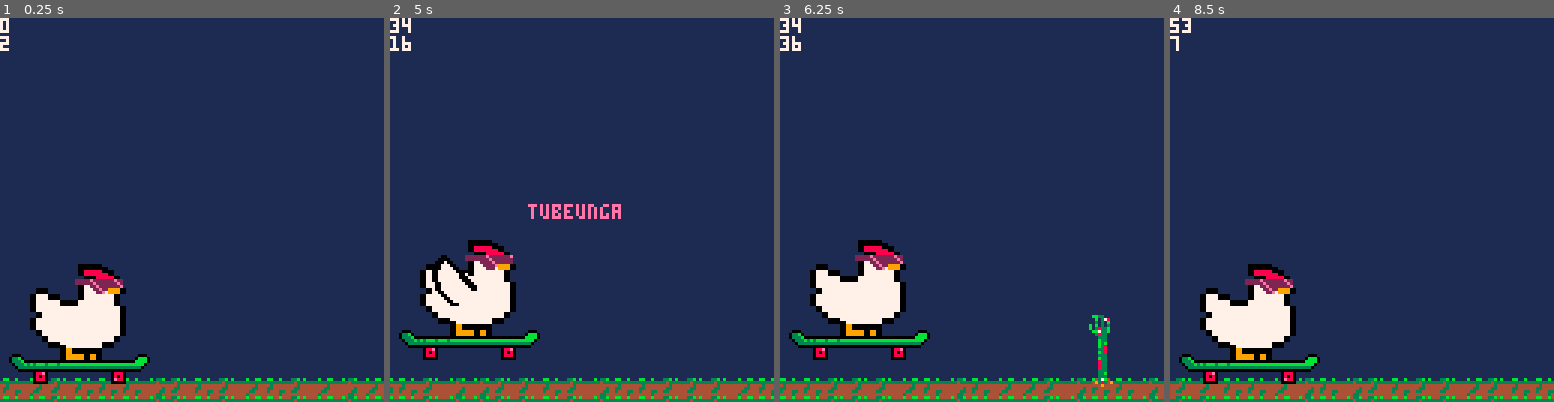
Above: before the commit, frames 1-4 (left to right).
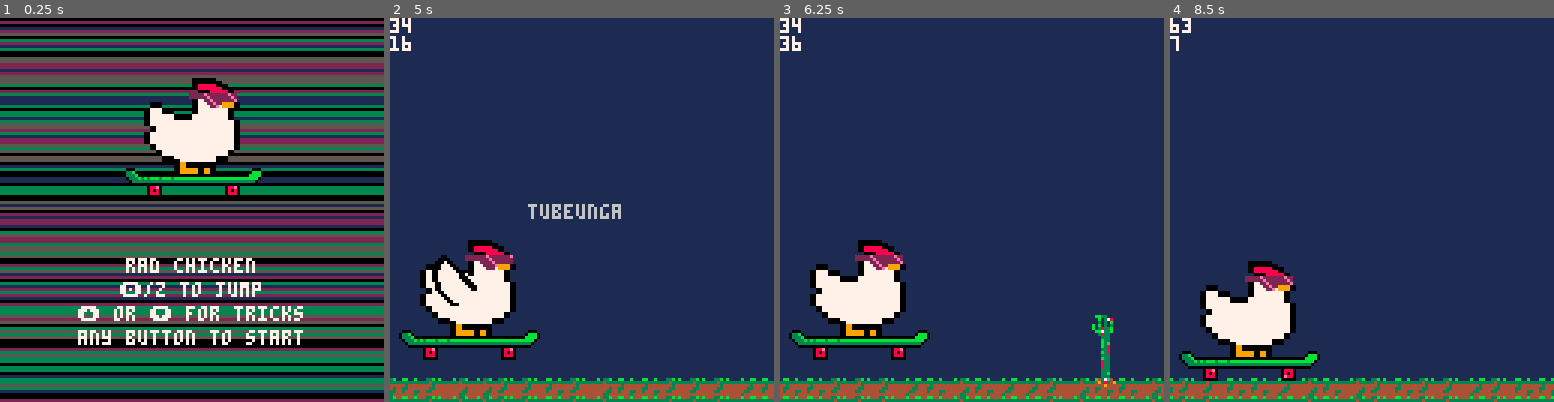
Above: after the commit, the same moments.

Repository: StevenCollins/rad-chicken
Game: PICO-8 cartridge rc.p8
Two runs of this game, one before a commit and one after it. Both use one fixed random seed, a clock stepped at 60 frames per second and the inputs below.
Inputs:
- Up to frame 1 (0.25 s): no input
- Up to frame 2 (5 s): tap X (X key) at 0.33, 1.07, 1.85, 2.97, 4.08 s; tap O (Z key) at 0.7, 1.7, 2.1, 2.5, 2.9, 3.3, 3.7, 4.1, 4.5, 4.9 s; hold Right 1.6-2.1 s; hold Up 2.15-2.42 s; hold Right 2.47-3.03 s; hold Left 3.08-3.58 s; hold Down 3.63-3.97 s; hold Right 4.02-4.68 s; hold Up from 4.73 s (still down)
- Up to frame 3 (6.25 s): release Up at 5.03 s; hold Left 5.08-5.68 s; tap X (X key) at 5.2 s; tap O (Z key) at 5.3, 5.7, 6.1 s; hold Down 5.73-6.03 s; hold Right from 6.08 s (still down)
- Up to frame 4 (8.5 s): tap X (X key) at 6.32, 7.43 s; tap O (Z key) every 0.4 s from 6.5 to 8.1 s; release Right at 6.58 s; hold Right 6.63-7.13 s; hold Up 7.18-7.45 s; hold Right 7.5-8.07 s; hold Left from 8.12 s (still down)

The runs differ from the first frame. In frame 1, 86% of the frame differs, in the area x 0-100%, y 0-100%; in frame 2, 2.4%; in frame 3, 2.4%; in frame 4, 4.3%.

Commit message:
(Bad) Title screen!
Now includes a bad title screen with instructions,
a small map test,
and better game state management.

Diff:
--- a/rc.p8
+++ b/rc.p8
@@ -9,25 +9,68 @@
 bg_colour=1
 trans_colour=15
 
-function _init()
+function _init() title_init() end
+
+function title_init()
+	_update60=title_update
+	_draw=title_draw
+
+	-- create pause menu item.
+	menuitem(1, "reset highscore",
+			function()
+				dset(0,0)
+				highscore=0
+			end
+	)
+
+	-- set transparency.
+	palt(0,false)
+	palt(trans_colour,true)
+end
+
+function title_update()
+	if (btn()>0) then -- start game.
+		game_init()
+ end
+end
+
+function title_draw()
+	-- funky bg.
+	for i=0,127 do
+		line(0,i,127,i,rnd({0,1,2,3,5}))
+	end
+
+	-- draw chicken.
+	map(0,0,40,20,6,5)
+
+	-- draw text.
+	local offset=80
+	print("rad chicken",42,offset,7)
+	offset+=8
+	print("🅾️/z to jump",40,offset,7)
+	offset+=8
+	print("⬆️ or ⬇️ for tricks",26,offset,7)
+	offset+=8
+	print("any button to start",26,offset,7)
+end
+
+function game_init()
+	_update60=game_update
+	_draw=game_draw
+
 	-- game state.
 	cntr=0 -- just a counter that increases every frame.
 	game_over=false
 	score=0
 	highscore=dget(0) -- get highscore from cart data
 
- -- set transparency.
-	palt(0,false)
-	palt(trans_colour,true)
-	cls(bg_colour)
-
 	-- init all the things!
 	make_chicken()
 	make_ground()
 	make_obstacles()
 end
 
-function _update60()
+function game_update()
 	cntr+=1 -- increase the counter.
 	if (not game_over) then
 	 move_ground()
@@ -38,7 +81,7 @@
  end
 end
 
-function _draw()
+function game_draw()
 	if (not game_over) then
 		-- clear screen to bg colour.
 		cls(bg_colour)
@@ -666,3 +709,10 @@
 
 
 
+
+__map__
+0000010203000000000000000000000000000000000000000000000000000000000000000000000000000000000000000000000000000000000000000000000000000000000000000000000000000000000000000000000000000000000000000000000000000000000000000000000000000000000000000000000000000000
+0010111213000000000000000000000000000000000000000000000000000000000000000000000000000000000000000000000000000000000000000000000000000000000000000000000000000000000000000000000000000000000000000000000000000000000000000000000000000000000000000000000000000000
+0020212123000000000000000000000000000000000000000000000000000000000000000000000000000000000000000000000000000000000000000000000000000000000000000000000000000000000000000000000000000000000000000000000000000000000000000000000000000000000000000000000000000000
+1430313233190000000000000000000000000000000000000000000000000000000000000000000000000000000000000000000000000000000000000000000000000000000000000000000000000000000000000000000000000000000000000000000000000000000000000000000000000000000000000000000000000000
+2425262728290000000000000000000000000000000000000000000000000000000000000000000000000000000000000000000000000000000000000000000000000000000000000000000000000000000000000000000000000000000000000000000000000000000000000000000000000000000000000000000000000000
Not shown, changed: the thumbnail (__label__) section of rc.p8
